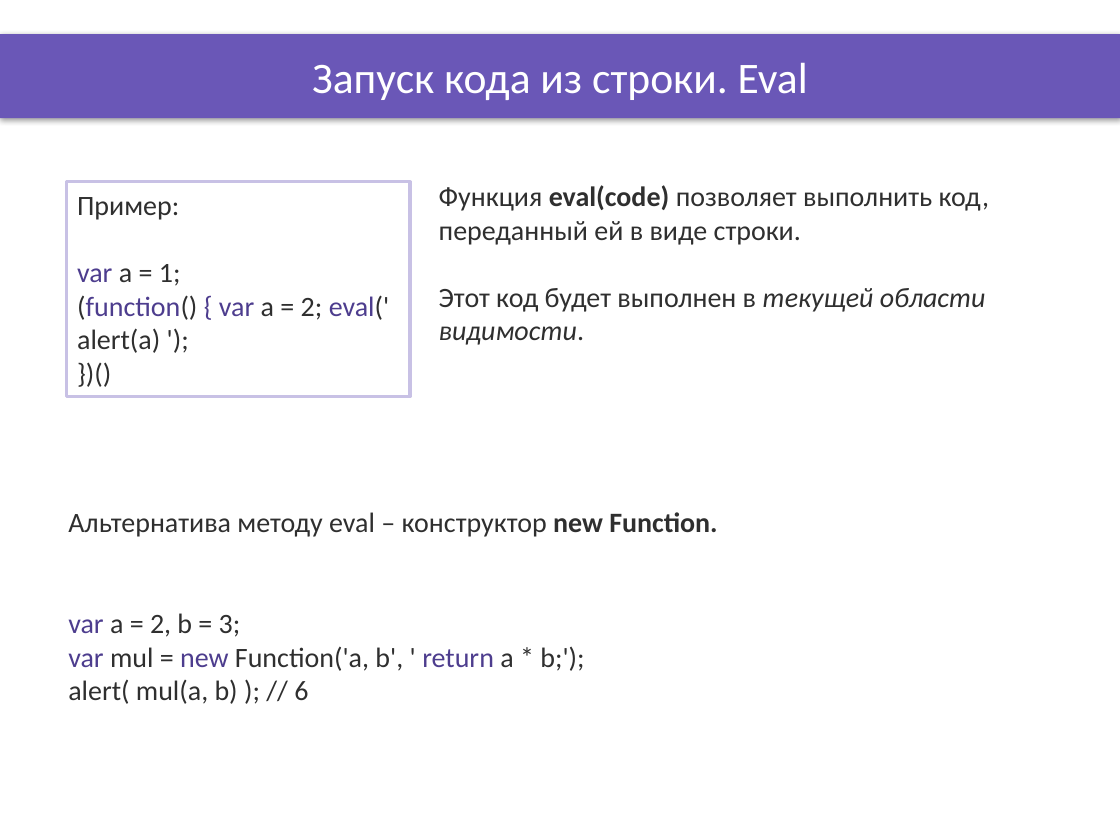
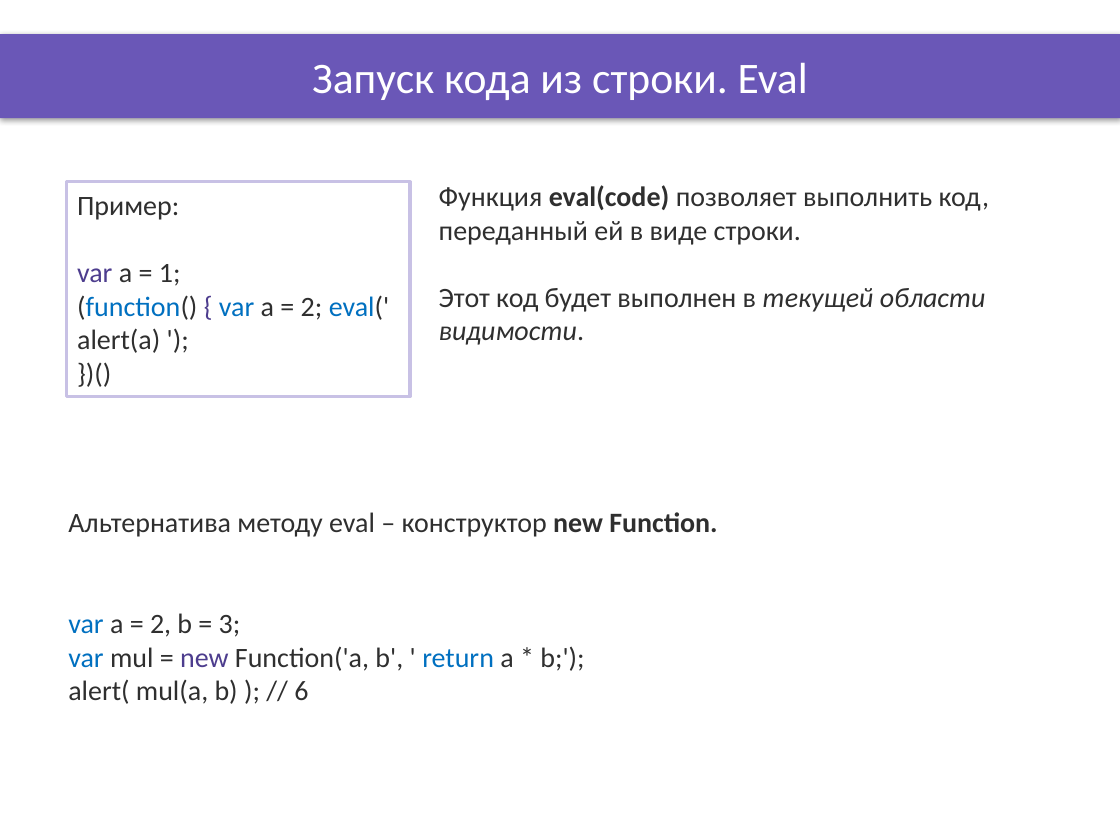
Before and after one commit to OleksandrPetryk/ignite, a slide deck: slide 5 of JS/005_lesson/Presentation/Other_Js_possibilities.pptx. Drawn at 1120x840 pixels with LibreOffice and Linux fonts; fonts in the diff are those of the drawing; background and template pictures are left out. Boxes give left, top, right and bottom in pixels: in the first picture for what was removed or moved away, otherwise in the second. Text is boxed around its words. In the diff, an @@ line names an element or a change of style, - is before the commit and + after.

```diff
--- a/JS/005_lesson/Presentation/Other_Js_possibilities.pptx
+++ b/JS/005_lesson/Presentation/Other_Js_possibilities.pptx
@@ text in rectangle at (77,295,389,353): text colour #4D3D8E to #0070C0 in "(function() var eval('" @@
@@ text at (68,613,584,671): text colour #4D3D8E to #0070C0 in "var", "var return" @@
```
Also in this commit, not shown: 3 other slides changed, 17 other files.
